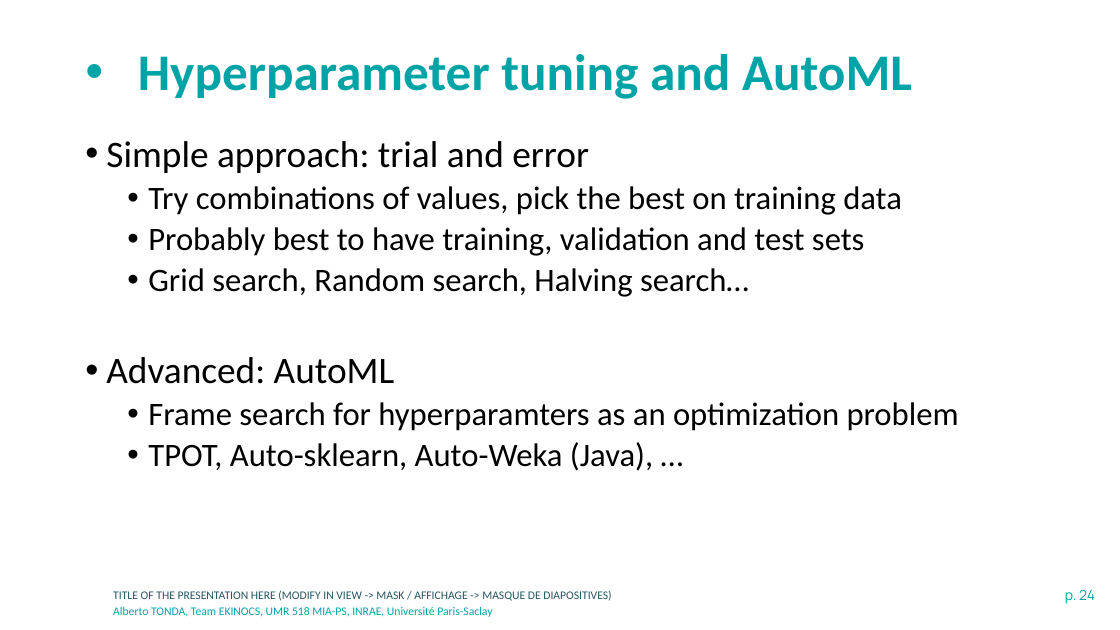
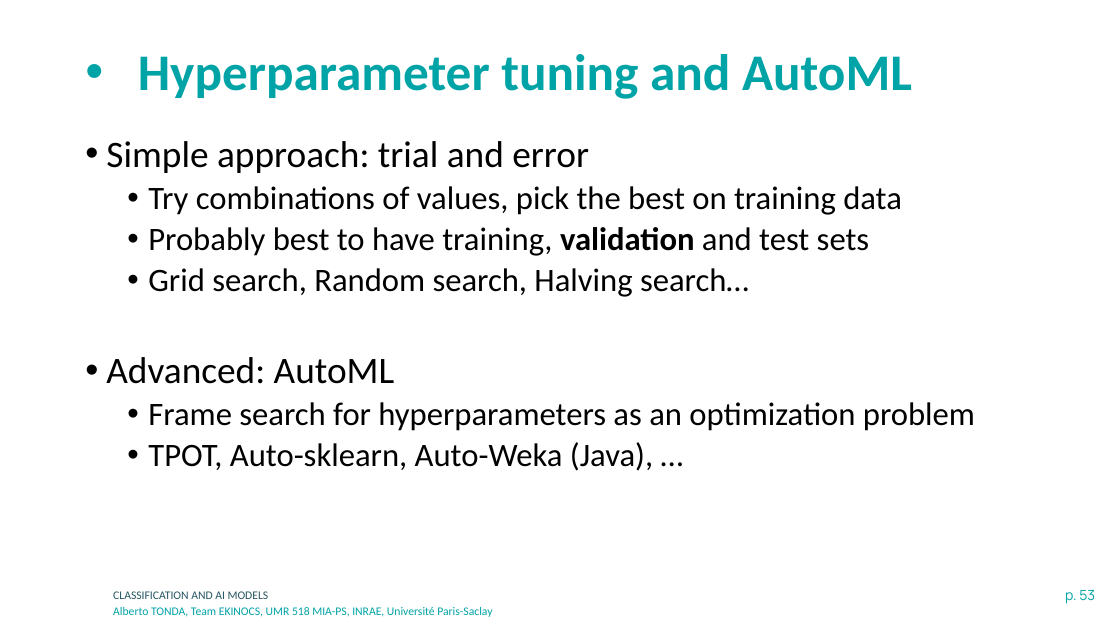
Before and after one commit to albertotonda/teaching, a slide deck: slide 53 of 2024-inrae-model-data-researcher-school/intro-to-machine-learning-models-tonda.pptx (slide 24 before the commit). Drawn at 1120x630 pixels with LibreOffice and Linux fonts; fonts in the diff are those of the drawing; background and template pictures are left out. Boxes give left, top, right and bottom in pixels: in the first picture for what was removed or moved away, otherwise in the second. Text is boxed around its words. In the diff, an @@ line names an element or a change of style, - is before the commit and + after.

```diff
--- a/2024-inrae-model-data-researcher-school/intro-to-machine-learning-models-tonda.pptx
+++ b/2024-inrae-model-data-researcher-school/intro-to-machine-learning-models-tonda.pptx
@@ text at bbox=[148, 227, 870, 256]: bold on in "validation" @@
@@ text at bbox=[148, 402, 975, 431]: text changed @@
-  • Frame search for hyperparamters as an optimization problem
+  • Frame search for hyperparameters as an optimization problem
@@ text at bbox=[113, 591, 269, 599]: text changed @@
-TITLE OF THE PRESENTATION HERE (MODIFY IN VIEW -> MASK / AFFICHAGE -> MASQUE DE DIAPOSITIVES)
+CLASSIFICATION AND AI MODELS
@@ page number at bbox=[1065, 590, 1095, 604]: text changed @@
-p. 24
+p. 53
```
Also in this commit, not shown: 21 other slides changed, 44 slides added, 4 slides removed, 8 other files.
